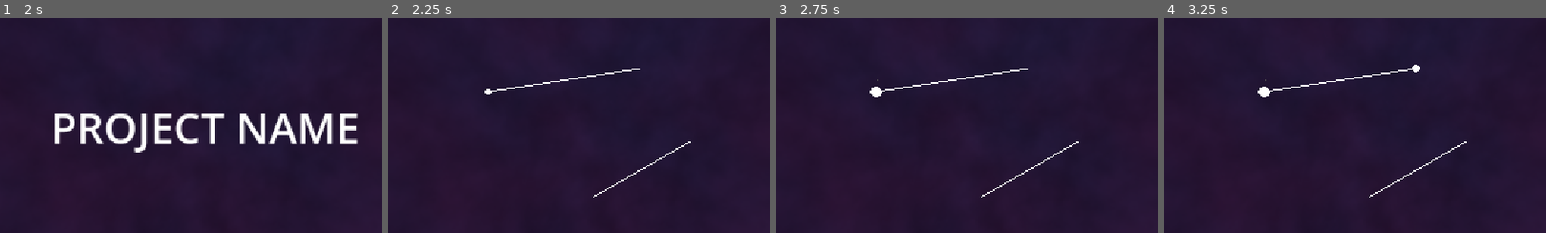
Above: before the commit, frames 1-4 (left to right).
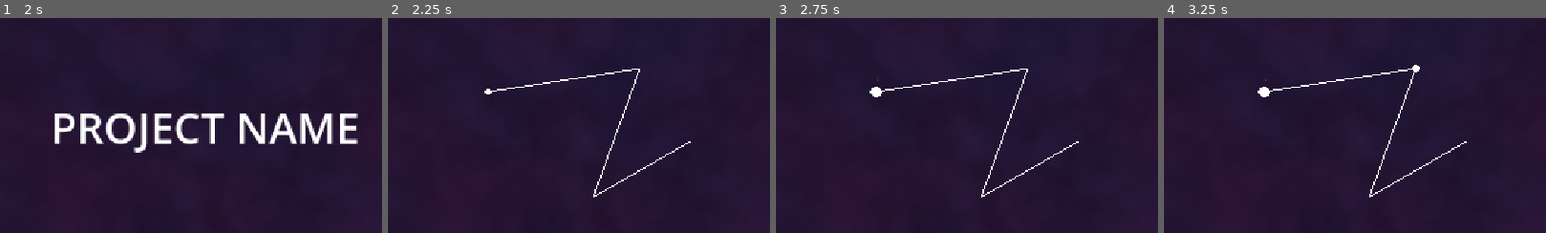
Above: after the commit, the same moments.

Repository: JohnnyEch0/embedding-test
Game: Godot game, scene res://intro.tscn
Two runs of this game, one before a commit and one after it. Both use one fixed random seed, a clock stepped at 60 frames per second and the inputs below.
Inputs (mouse positions are % of the whole screen's width and height, from its top left):
- Up to frame 1 (2 s): tap Enter at 0.5 s; move the mouse to (72, 45) at 0.52 s; hold D (move_right) 0.53-1.28 s; hold F (dim_x_plus) 0.53-1.28 s; move the mouse to (30, 55) at 1.27 s; hold S (move_back) from 1.28 s (still down); tap G (dim_y_plus) at 1.35 s
- Up to frame 2 (2.25 s): tap Space (move_up) at 2 s; move the mouse to (60, 28) at 2.02 s; release S (move_back) at 2.03 s; hold D (move_right) from 2.03 s (still down); hold H (dim_z_plus) from 2.03 s (still down)
- Up to frame 3 (2.75 s): keep holding D (move_right); keep holding H (dim_z_plus)
- Up to frame 4 (3.25 s): tap Enter at 2.75 s; move the mouse to (45, 70) at 2.77 s; release D (move_right) at 2.78 s; release H (dim_z_plus) at 2.78 s; hold W (move_forward) from 2.78 s (still down); tap R (next_dims) at 2.85 s
The pictures show only the part of the screen within x 23-73%, y 25-75%; the shares and areas given below are measured in that part.

Frame 1 is identical in both runs. In frame 2, 0.2% of the frame differs, in the area x 53-66%, y 24-84%; in frame 3, 0.2%; in frame 4, 0.2%.

Commit message:
intro: stars lines join in order (line pairs)

Diff:
--- a/godot/intro/stars_scene.gd
+++ b/godot/intro/stars_scene.gd
@@ -37,7 +37,6 @@
 
 func _build_stars() -> void:
 	var count: int = mini(positions.size(), words.size())
-	var line_points := PackedVector3Array()
 	for i in count:
 		var star := MeshInstance3D.new()
 		star.name = "Star" + str(i)
@@ -58,8 +57,11 @@
 		star.add_child(label)
 		add_child(star)
 		_stars.append(star)
-		line_points.append(positions[i])
 	if draw_lines and count >= 2:
+		var line_points := PackedVector3Array()
+		for i in range(1, count):
+			line_points.append(positions[i - 1])
+			line_points.append(positions[i])
 		var lines := MeshInstance3D.new()
 		lines.name = "Lines"
 		var arrays: Array = []
--- a/godot/test_intro.gd
+++ b/godot/test_intro.gd
@@ -11,6 +11,7 @@
 ## Frame-driven (process_frame): the mother defers scene switching.
 
 const IntroTscn := preload("res://intro.tscn")
+const StarsTscn := preload("res://intro/stars_scene.tscn")
 
 enum State { A_WAIT_SLOW, A_SKIP_CHECK, A_WAIT_MAIN, B_WAIT_SLOW, B_WAIT_FAIL, DONE }
 
@@ -42,6 +43,7 @@
 
 func _initialize() -> void:
 	_test_base_contract()
+	_test_star_lines()
 	_setup_run_a()
 	process_frame.connect(_on_frame)
 
@@ -122,6 +124,20 @@
 	root.add_child(_mother)
 
 
+func _test_star_lines() -> void:
+	var stars: StarsScene = StarsTscn.instantiate()
+	root.add_child(stars)
+	stars.start()
+	var expected: int = 2 * (mini(stars.positions.size(), stars.words.size()) - 1)
+	var lines := stars.get_node_or_null("Lines") as MeshInstance3D
+	var got := -1
+	if lines != null and lines.mesh is ArrayMesh:
+		got = (lines.mesh as ArrayMesh).surface_get_arrays(0)[Mesh.ARRAY_VERTEX].size()
+	_check(got == expected, "stars: line mesh joins stars in order (%d verts, want %d)" % [got, expected])
+	stars.skip()
+	stars.free()
+
+
 func _test_base_contract() -> void:
 	var fake := FakeSlow.new()
 	var count := [0]
